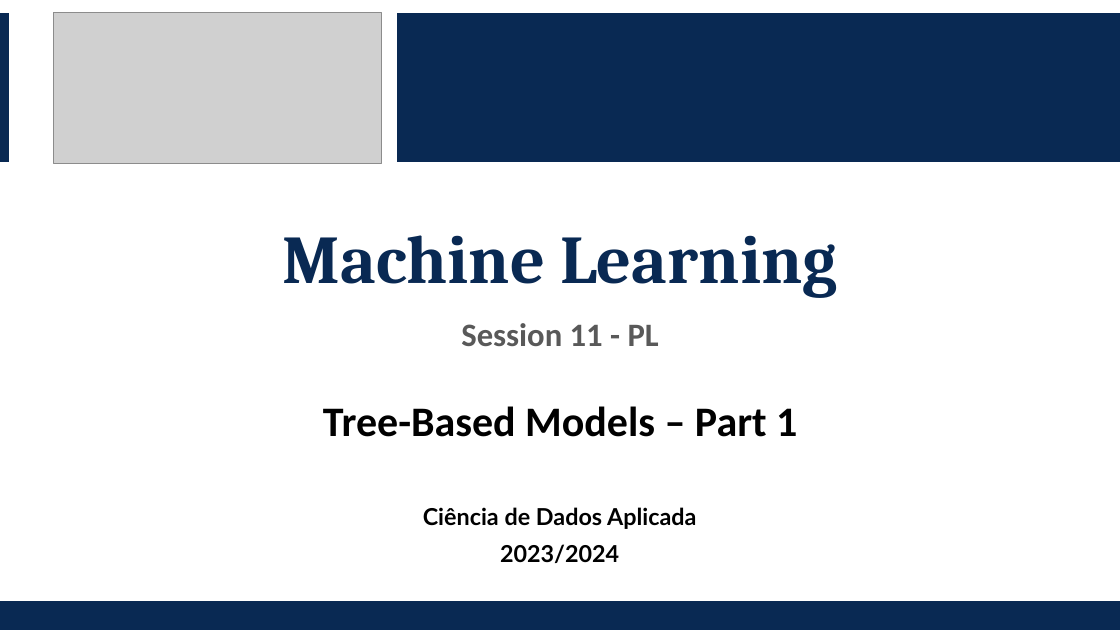
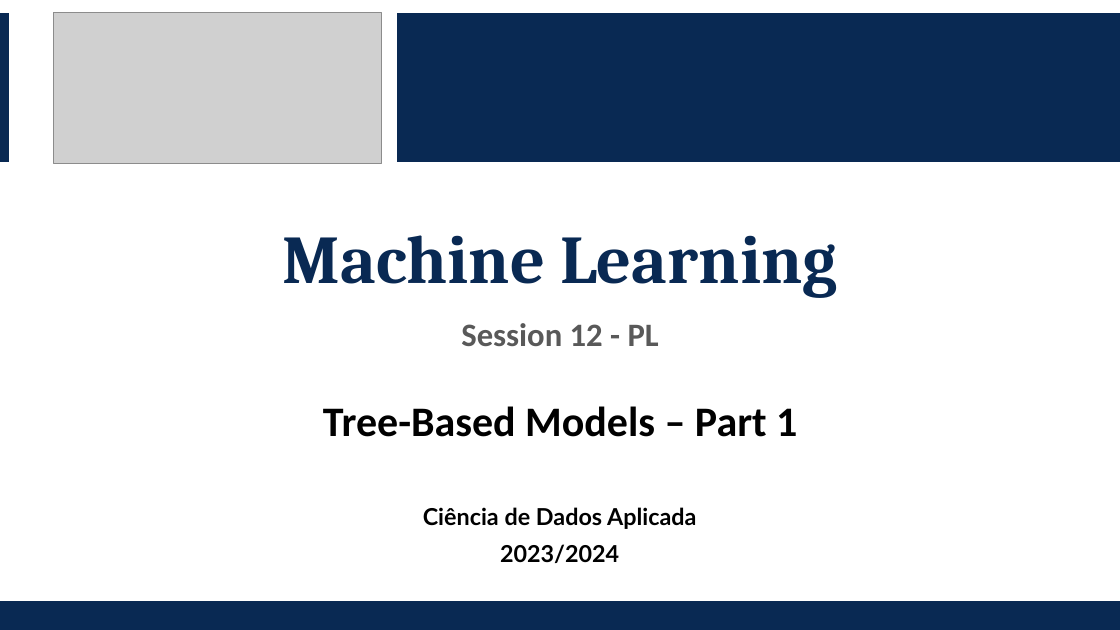
Before and after one commit to makee5/ML_ADS, a slide deck: slide 1 of materials/session_12/PL/ML-Session12-PL.pptx. Drawn at 1120x630 pixels with LibreOffice and Linux fonts; fonts in the diff are those of the drawing; grey boxes stand for pictures. Boxes give left, top, right and bottom in pixels: in the first picture for what was removed or moved away, otherwise in the second. Text is boxed around its words. In the diff, an @@ line names an element or a change of style, - is before the commit and + after.

```diff
--- a/materials/session_12/PL/ML-Session12-PL.pptx
+++ b/materials/session_12/PL/ML-Session12-PL.pptx
@@ text at (461, 323, 659, 346): text changed @@
-Session 11 - PL
+Session 12 - PL
```
Also in this commit, not shown: 1 other file.
